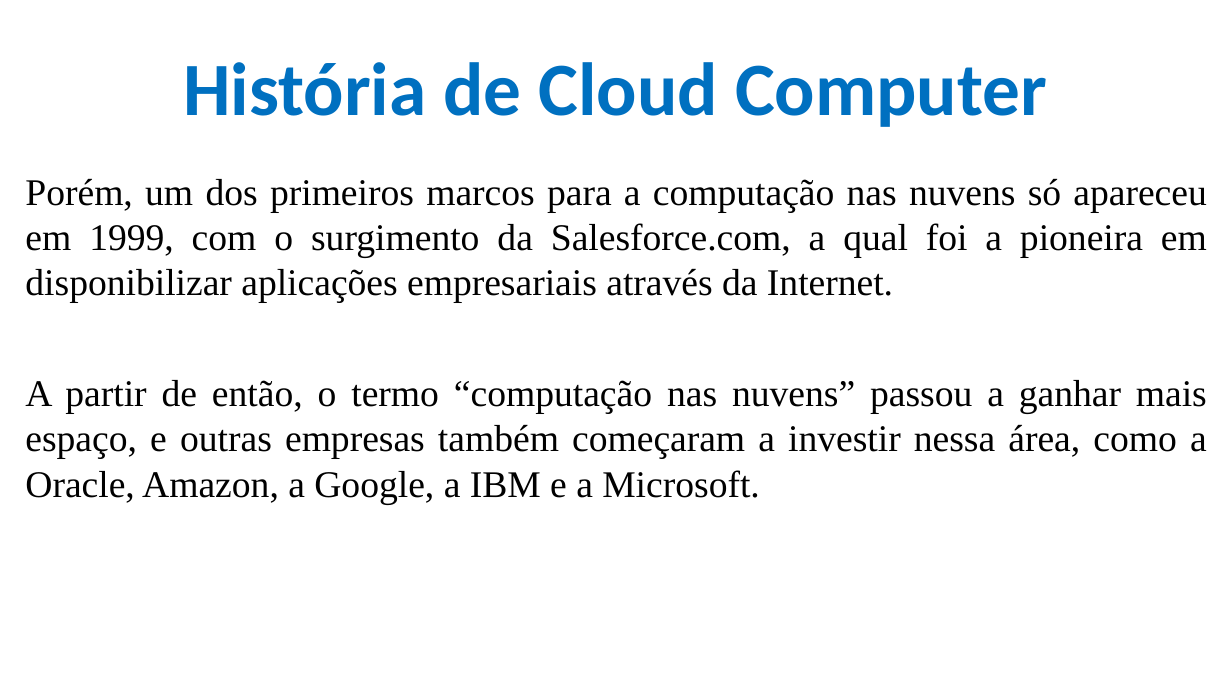
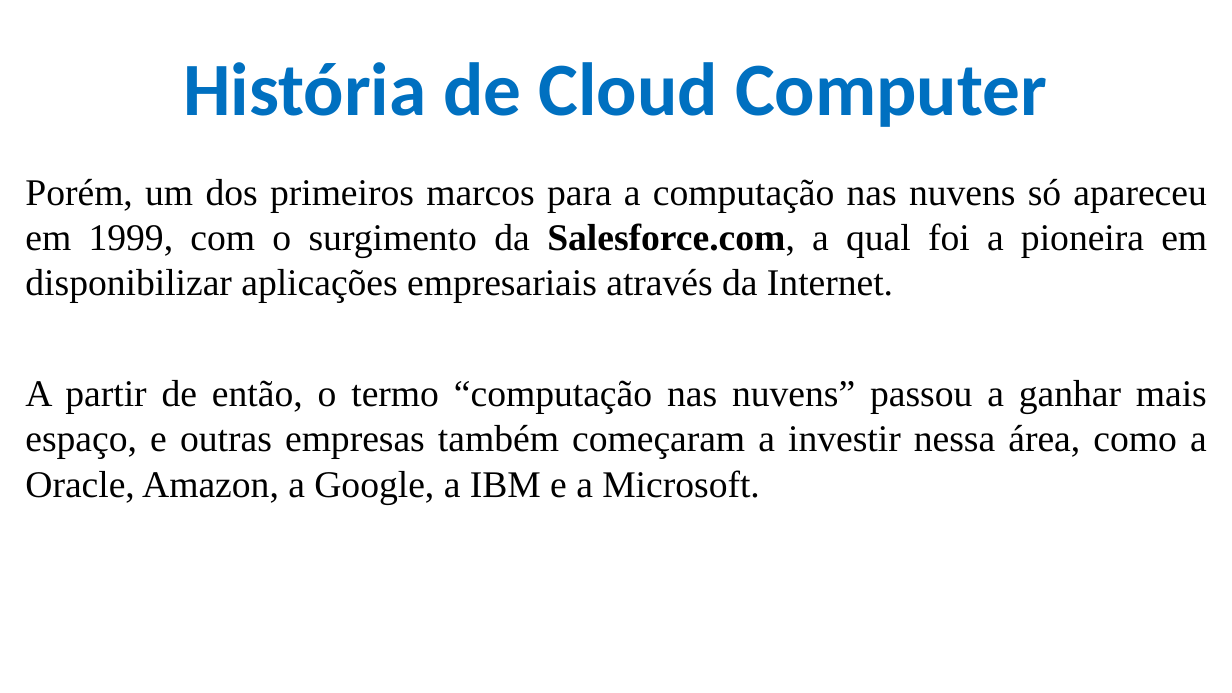
Before and after one commit to CloudEducationBrazil/WydenComputacaoNuvemWebServicesLinux, a slide deck: slide 7 of 01 Classes/Aula 01 - Computação em Nuvem e Web Services em Linux.pptx (slide 6 before the commit). Drawn at 1232x693 pixels with LibreOffice and Linux fonts; fonts in the diff are those of the drawing; background and template pictures are left out. Boxes give left, top, right and bottom in pixels: in the first picture for what was removed or moved away, otherwise in the second. Text is boxed around its words. In the diff, an @@ line names an element or a change of style, - is before the commit and + after.

Commit message:
Aula 01 Cloud Computer + Atividades

```diff
--- a/01 Classes/Aula 01 - Computação em Nuvem e Web Services em Linux.pptx
+++ b/01 Classes/Aula 01 - Computação em Nuvem e Web Services em Linux.pptx
@@ text at [25, 178, 1207, 303]: bold on in "Salesforce.com," @@
```
Also in this commit, not shown: 5 other slides changed, 1 slide added.
